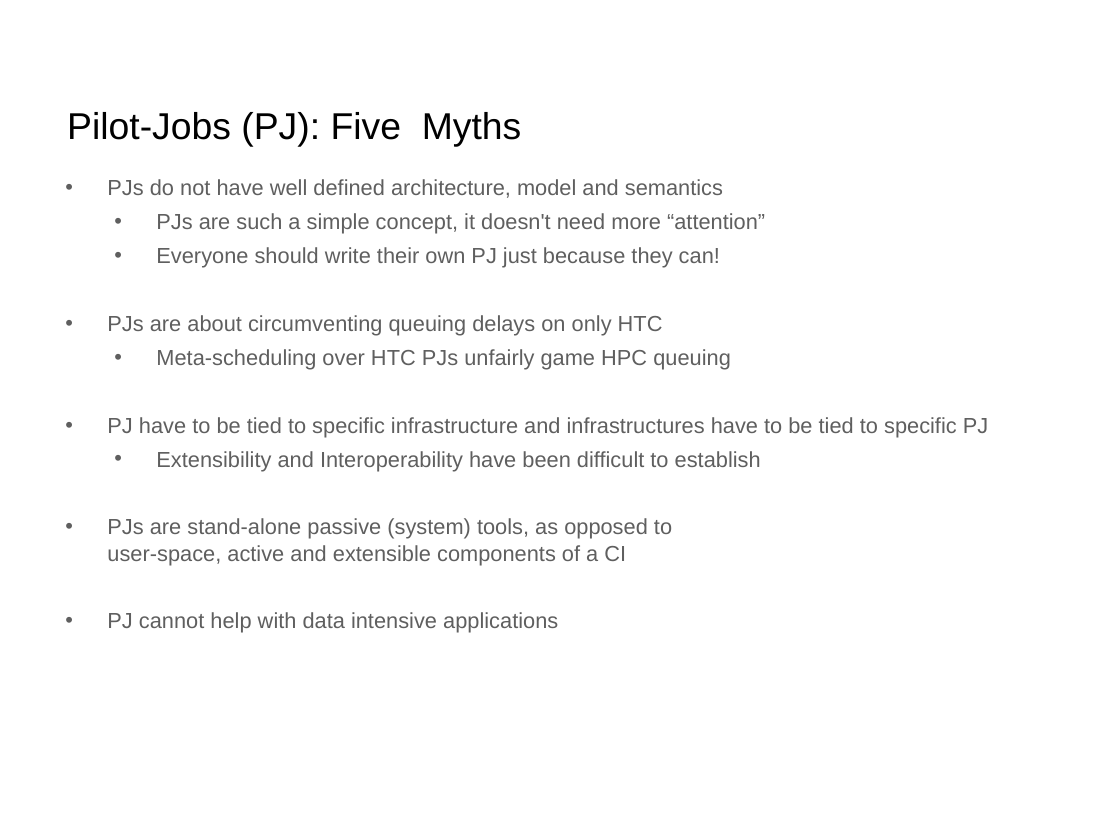
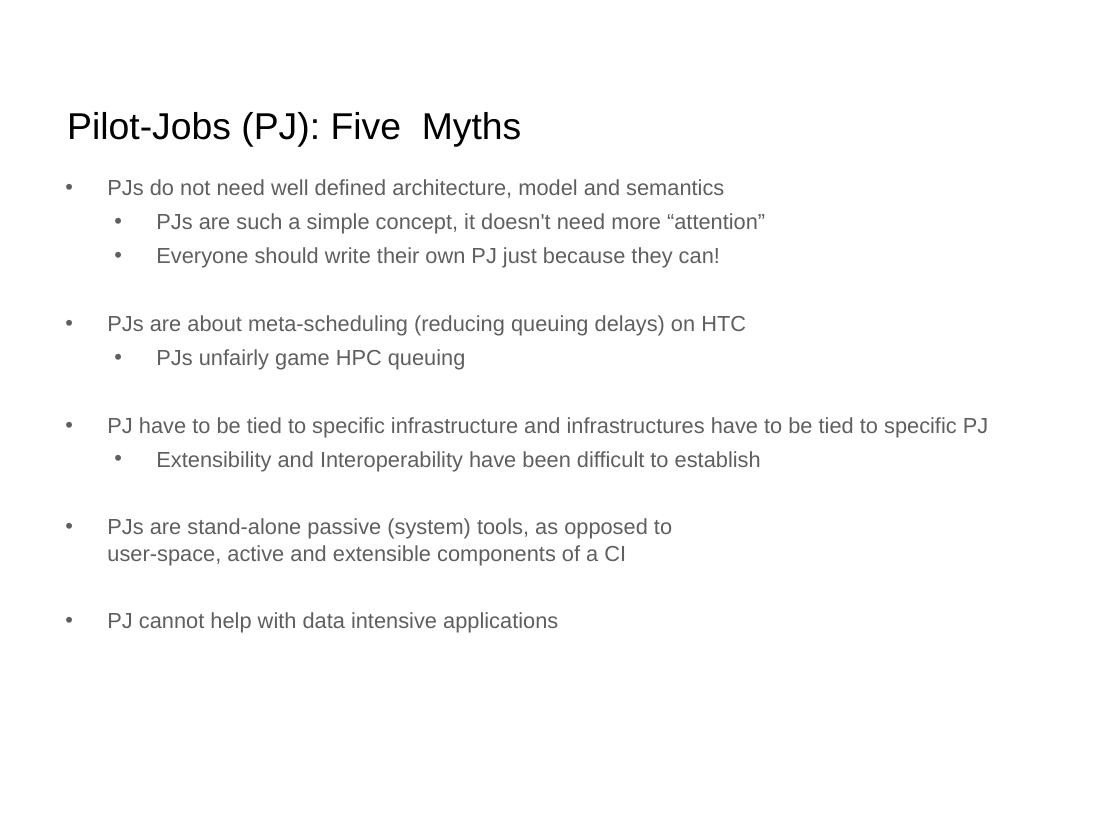
Before and after one commit to saga-project/presentations, a slide deck: slide 5 of bnl-pstar.ppt. Drawn at 1120x840 pixels with LibreOffice and Linux fonts; fonts in the diff are those of the drawing; background and template pictures are left out. Boxes give left, top, right and bottom in pixels: in the first picture for what was removed or moved away, otherwise in the second. Text is boxed around its words. In the diff, an @@ line names an element or a change of style, - is before the commit and + after.

```diff
--- a/bnl-pstar.ppt
+++ b/bnl-pstar.ppt
@@ text at (x1=107, y1=179, x2=724, y2=198): text changed @@
-  • PJs do not have well defined architecture, model and semantics
+  • PJs do not need well defined architecture, model and semantics
@@ text at (x1=107, y1=315, x2=746, y2=370): text changed @@
-  • PJs are about circumventing queuing delays on only HTC
-    • Meta-scheduling over HTC PJs unfairly game HPC queuing
+  • PJs are about meta-scheduling (reducing queuing delays) on HTC
+    • PJs unfairly game HPC queuing
```
Also in this commit, not shown: 5 other slides changed, 1 slide added, 1 slide removed.
